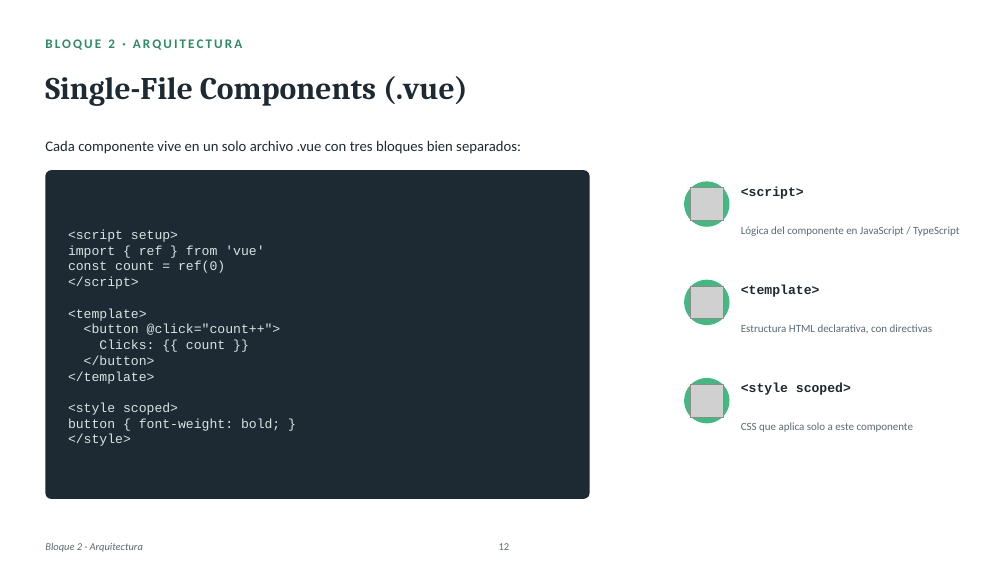
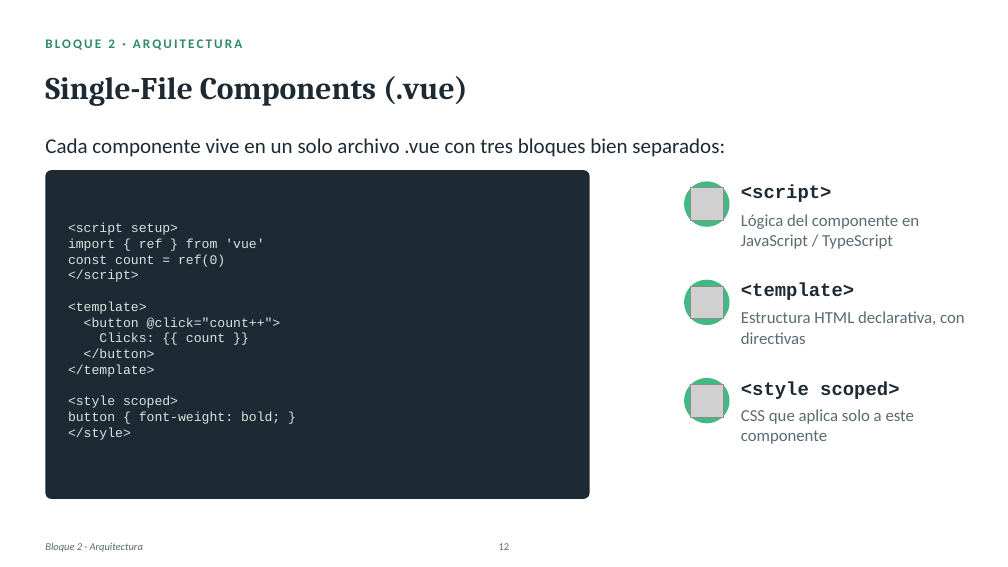
Before and after one commit to Agro-Ros-DSS-UTN/PoC, a slide deck: slide 13 of Vue_vs_React_PoC (2).pptx. Drawn at 1008x567 pixels with LibreOffice and Linux fonts; fonts in the diff are those of the drawing; grey boxes stand for pictures. Boxes give left, top, right and bottom in pixels: in the first picture for what was removed or moved away, otherwise in the second. Text is boxed around its words. In the diff, an @@ line names an element or a change of style, - is before the commit and + after.

```diff
--- a/Vue_vs_React_PoC (2).pptx
+++ b/Vue_vs_React_PoC (2).pptx
@@ text "Cada componente vive en un ..." at [45,138,725,157]: size 14 to 20 pt @@
@@ text "<script setup>": place and size @@
-text "<script setup>" at [68,229,281,446]
+text "<script setup>" at [68,223,281,440]
@@ size 12.5 to 18 pt in 3 elements at [741,185,832,202], [741,283,854,300], [741,381,899,399] @@
@@ size 10.5 to 16 pt in 3 elements at [741,214,919,249], [741,311,965,344], [741,409,914,444] @@
```
Also in this commit, not shown: 34 other slides changed.
